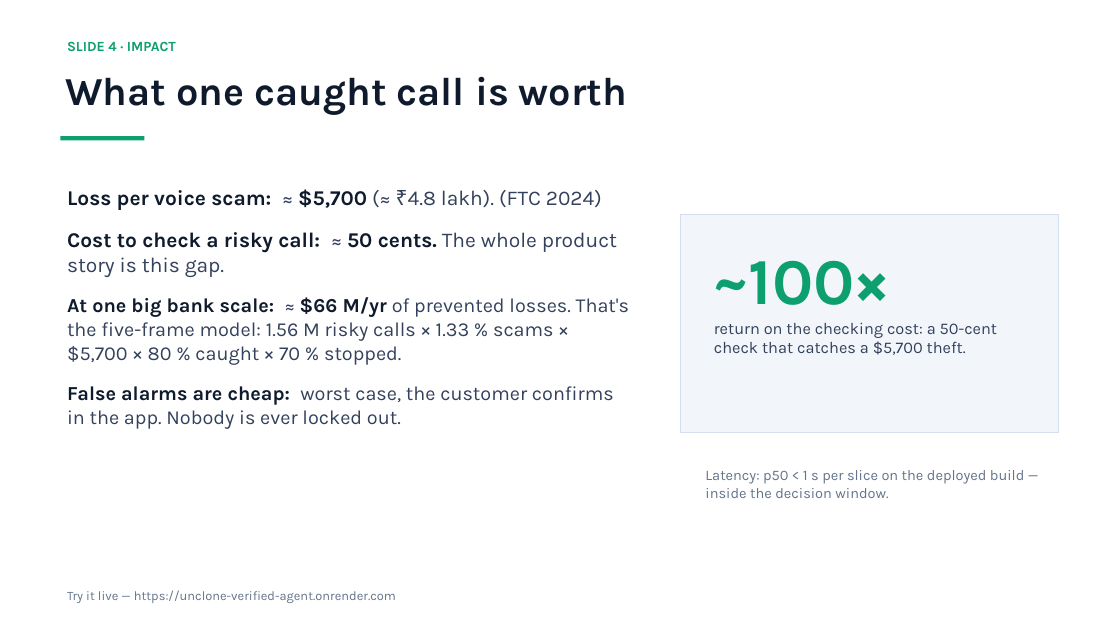
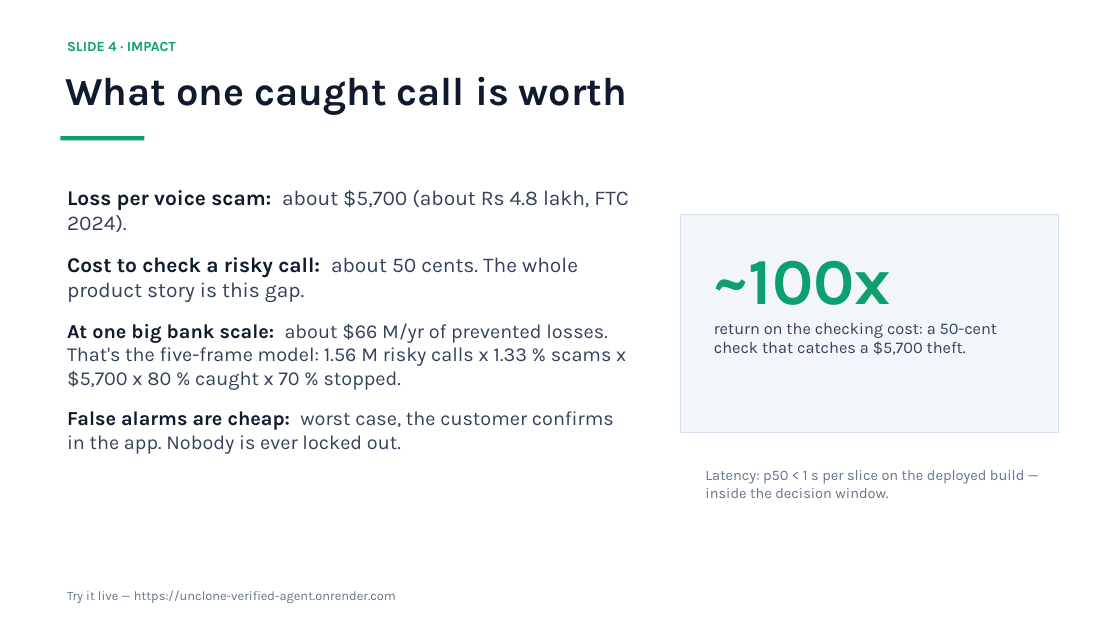
Before and after one commit to Lion4467cat/verified-agent-badge, a slide deck: slide 4 of UNCLONE-day2-deck.pptx. Drawn at 1120x630 pixels with LibreOffice and Linux fonts; fonts in the diff are those of the drawing. Boxes give left, top, right and bottom in pixels: in the first picture for what was removed or moved away, otherwise in the second. Text is boxed around its words. In the diff, an @@ line names an element or a change of style, - is before the commit and + after.

```diff
--- a/UNCLONE-day2-deck.pptx
+++ b/UNCLONE-day2-deck.pptx
@@ text at (67,190,628,390): text changed @@
-Loss per voice scam: ≈ $5,700 (≈ ₹4.8 lakh). (FTC 2024)
-Cost to check a risky call: ≈ 50 cents. The whole product story is this gap.
-At one big bank scale: ≈ $66 M/yr of prevented losses. That's the five-frame model: 1.56 M risky calls × 1.33 % scams × $5,700 × 80 % caught × 70 % stopped.
+Loss per voice scam: about $5,700 (about Rs 4.8 lakh, FTC 2024).
+Cost to check a risky call: about 50 cents. The whole product story is this gap.
+At one big bank scale: about $66 M/yr of prevented losses. That's the five-frame model: 1.56 M risky calls x 1.33 % scams x $5,700 x 80 % caught x 70 % stopped.
@@ text at (714,260,891,305): text changed @@
-~100×
+~100x
```
Also in this commit, not shown: 4 other slides changed.
